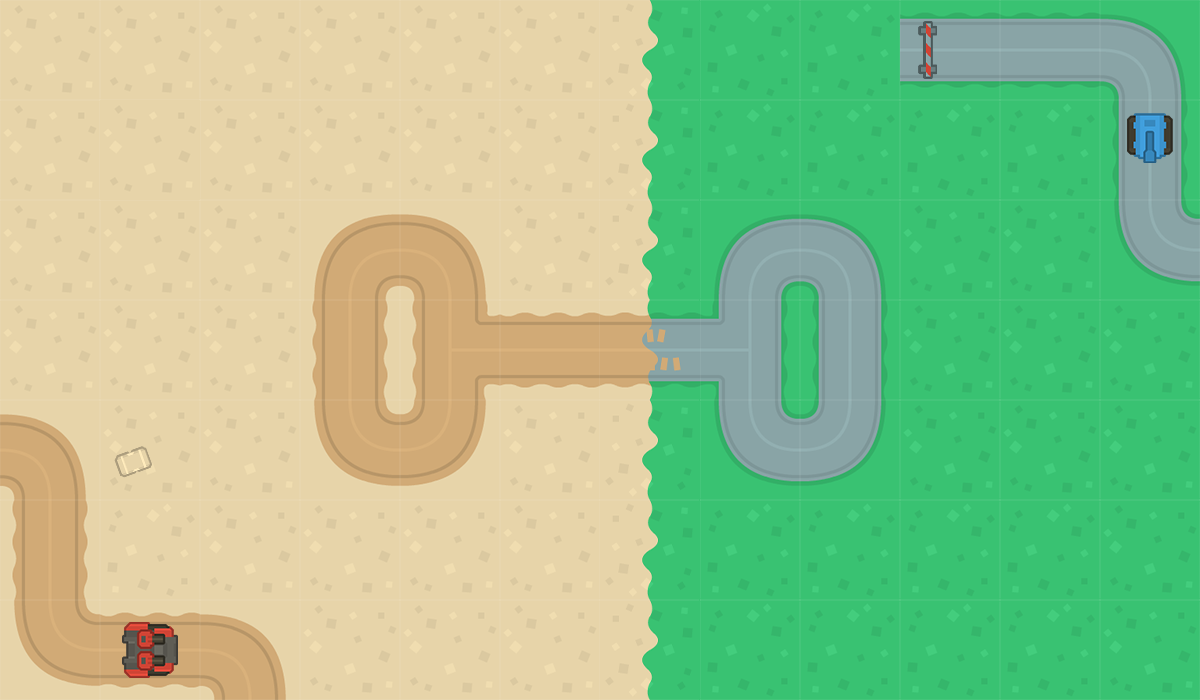
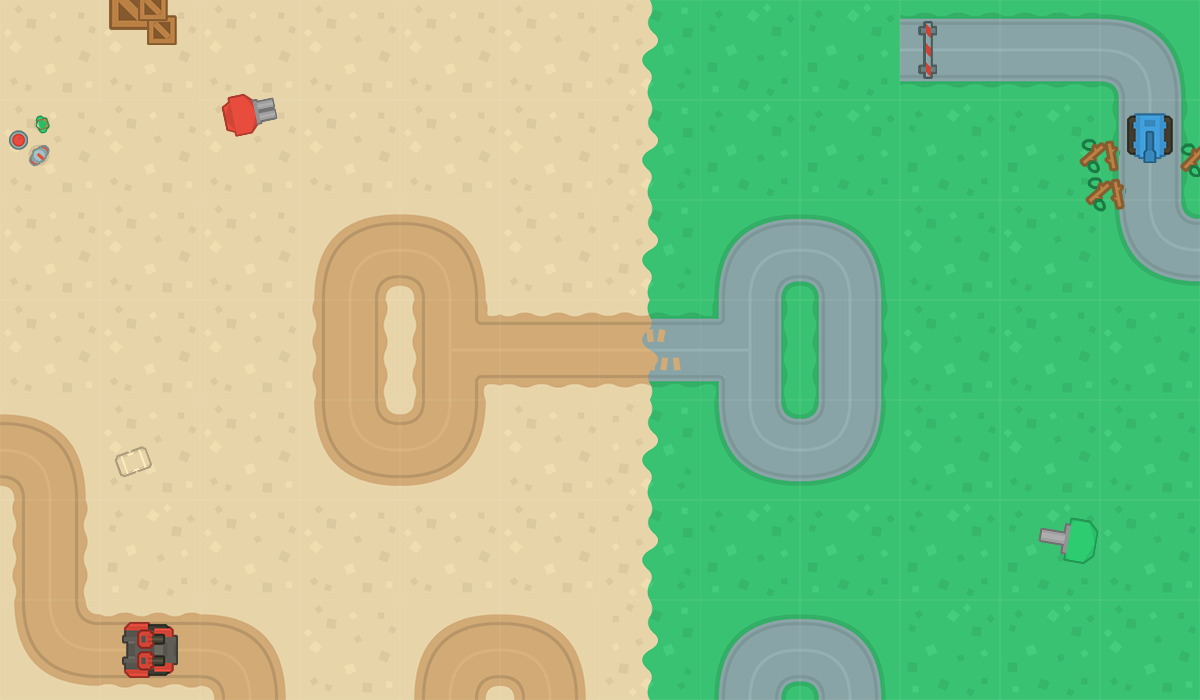
Revision of a layered w=1200, h=700 image; what changed, layer by layer:
added layer "towerDefense_tile249" above "towerDefense_tile250" over 1038, 517, 1099, 564
added layer "towerDefense_tile250" above "towerDefense_tile246" over 221, 93, 278, 137
added layer "towerDefense_tile246" above "towerDefense_tile245" over 28, 144, 50, 167
added layer "towerDefense_tile245" above "barrelRed_top" over 34, 115, 50, 134
added layer "barrelRed_top" above "treeGreen_twigs 拷贝" over 9, 130, 28, 150
added layer "treeGreen_twigs 拷贝" above "treeGreen_twigs 拷贝 2" over 1079, 138, 1121, 174
added layer "treeGreen_twigs 拷贝 2" above "treeGreen_twigs" over 1180, 143, 1200, 177
added layer "treeGreen_twigs" above "crateWood 拷贝 2" over 1085, 177, 1127, 212
added layer "crateWood 拷贝 2" above "crateWood 拷贝" over 138, 0, 168, 21
added layer "crateWood 拷贝" above "crateWood" over 147, 15, 177, 45
added layer "crateWood" above "sandbagBeige" over 109, 0, 153, 30
renamed "tileSand1 拷贝 8" to "tileSand_roadCornerLR 拷贝", moved it above "tileSand_roadCornerLR", painted on it over 403, 605, 500, 700
renamed "tileSand1 拷贝 29" to "tileSand_roadCornerLL 拷贝 2", moved it above "tileSand_roadCornerLL", painted on it over 500, 605, 597, 700
renamed "tileGrass2 拷贝 8" to "tileGrass_roadCornerLR 拷贝", moved it above "tileGrass_roadCornerLR", painted on it over 707, 603, 800, 700
renamed "tileGrass2 拷贝 6" to "tileGrass_roadCornerLL 拷贝 2", moved it above "tileGrass_roadCornerLL 拷贝", painted on it over 800, 603, 895, 700
